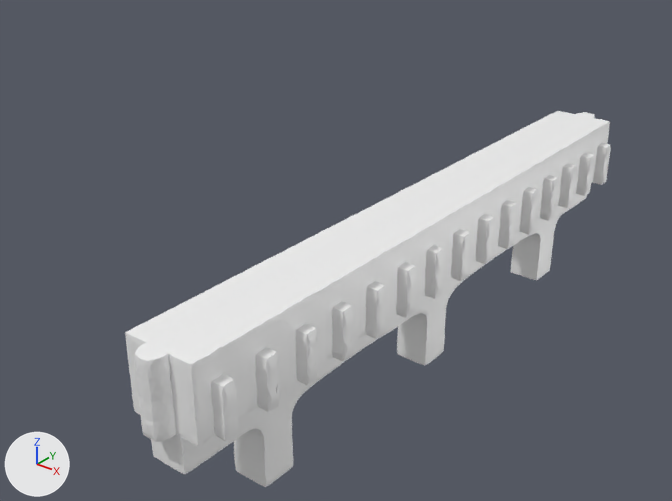
The FBX model public/models/overworld/bridge.fbx, before and after one commit.
One viewpoint serves both versions: a camera (50 mm lens) standing at (0.197, -0.308, 0.153) and looking at (-0.027, -0.028, -0.021). Lighting does not change. The marker at lower left points along +X, +Y and +Z. The older version comes first. Where no turn or scale is listed for an object, it has been applied to the vertices.

The first picture shows 'detailed', 'pCube177'.
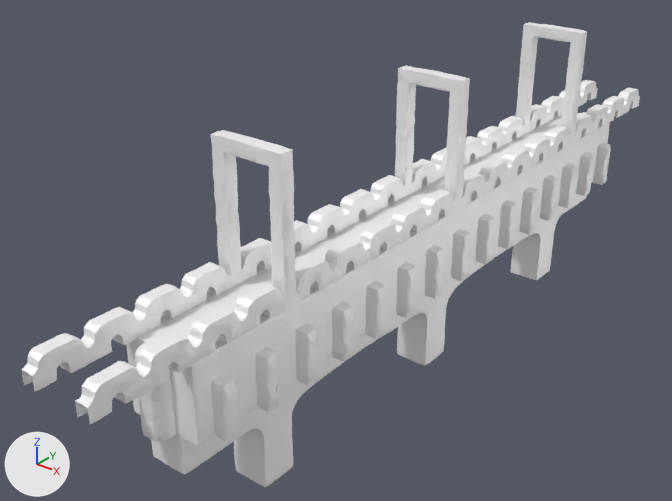
What differs and where, as boxes [x1, y1, x2, y2] in the pictures (672 x 501 px):
'railings', added
    after: [22, 22, 640, 424]

The edits, one by one:
Mesh me_mesh_1 is new.
It has 4375 vertices, 5269 faces and spans x -0.016..0.016, y -0.188..0.188, z -0.028..0.028.
It uses material mat_stone_mat (white #ffffff).
Object 'railings' (ob_railings) is new; it shows me_mesh_1.
Its location is (0.0, 0.0, 0.0275).
